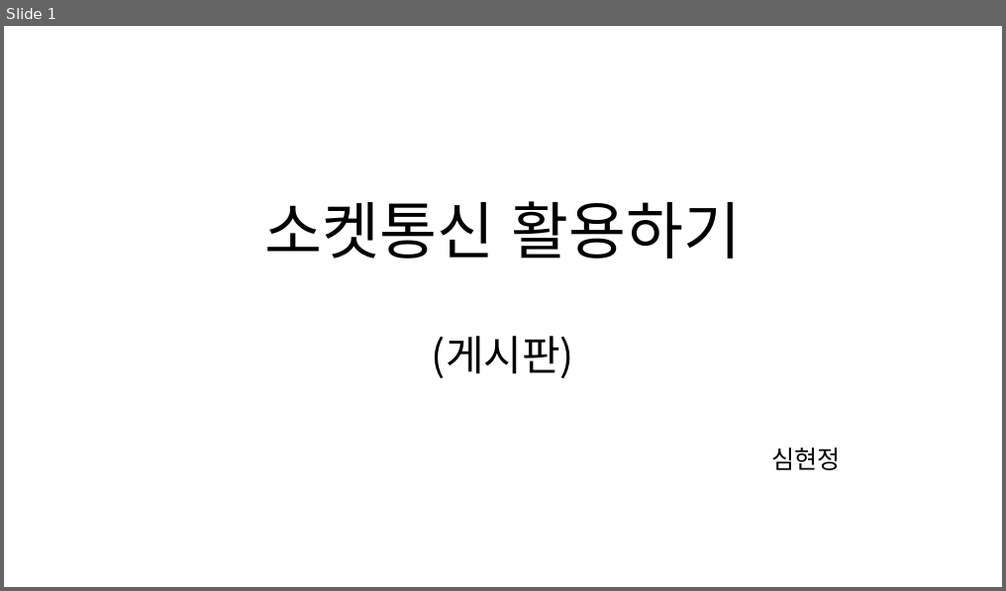
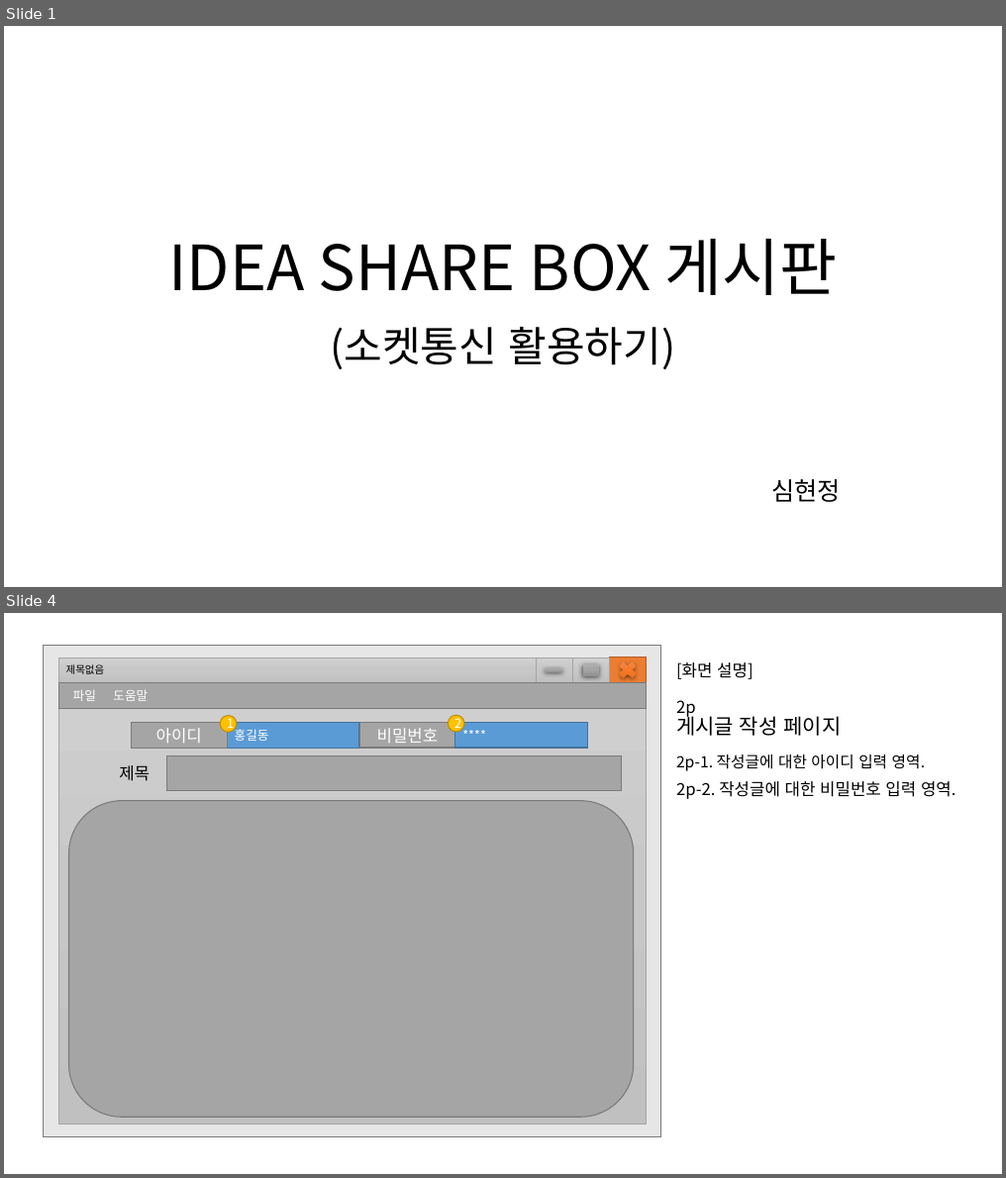
Before and after one commit to jwsimhj97/Fullstack, a slide deck: 소켓통신_심현정.pptx. Shown one above the other, each under a label of ours: slide 1 before the commit, slides 1 and 4 after it; the slides between them are not shown. The pictures are 1006x591 and 1006x1178 pixels, drawn with LibreOffice and Linux fonts; fonts in the diff are those of the drawing. Boxes give left, top, right and bottom in pixels: in the first picture for what was removed or moved away, otherwise in the second. Text is boxed around its words. In the diff, an @@ line names an element or a change of style, - is before the commit and + after.

```diff
--- a/소켓통신_심현정.pptx
+++ b/소켓통신_심현정.pptx
@@ slide 4 added at <box>4,613,1002,1174</box>, background #FFFFFF @@
@@ rectangle added at <box>43,646,661,1137</box>, fill #E7E6E6, outline #7A7A7A 1 pt @@
@@ rectangle added at <box>58,658,646,1124</box>, fill gradient #D2D2D2 to #C8C8C8 to #C0C0C0, outline #A5A5A5 0.5 pt @@
@@ rectangle added at <box>58,658,536,682</box>, fill gradient #D2D2D2 to #C8C8C8 to #C0C0C0, outline #A5A5A5 0.5 pt, 10 pt, text #000000 @@
+제목없음
@@ rectangle added at <box>536,658,572,682</box>, fill gradient #D2D2D2 to #C8C8C8 to #C0C0C0, outline #A5A5A5 0.5 pt @@
@@ rectangle added at <box>546,668,562,672</box>, fill gradient #AFAFAF to #A5A5A5 to #939393 @@
@@ rectangle added at <box>572,658,609,682</box>, fill gradient #D2D2D2 to #C8C8C8 to #C0C0C0, outline #A5A5A5 0.5 pt @@
@@ rectangle added at <box>583,663,599,676</box>, fill gradient #AFAFAF to #A5A5A5 to #939393 @@
@@ rectangle added at <box>609,658,646,682</box>, fill #ED7D31, outline #AF5C24 1 pt @@
@@ cross added at <box>617,659,640,681</box>, fill gradient #F18C57 to #F67B28 to #E56C19 @@
@@ title added at <box>676,663,841,736</box>, 16 pt, text #000000 @@
+[화면 설명]
+2p
+게시글 작성 페이지
@@ rectangle added at <box>58,682,646,708</box>, fill #A5A5A5, outline #7A7A7A 1 pt, 12 pt, text #FFFFFF @@
+파일 도움말
@@ ellipse added at <box>221,716,237,732</box>, fill #FFC000, outline #BD8E00 1 pt, 12 pt, text #FFFFFF @@
+1
@@ ellipse added at <box>448,716,464,732</box>, fill #FFC000, outline #BD8E00 1 pt, 12 pt, text #FFFFFF @@
+2
@@ group added at <box>132,722,588,749</box>: 4 rectangles @@
+홍길동
+비밀번호
+아이디
+****
@@ rectangle added at <box>167,757,623,791</box>, fill #A5A5A5, outline #7A7A7A 1 pt @@
@@ text added at <box>676,755,956,799</box>, 16 pt, text #000000 @@
+2p-1. 작성글에 대한 아이디 입력 영역.
+2p-2. 작성글에 대한 비밀번호 입력 영역.
@@ text added at <box>119,765,150,781</box>, 16 pt, text #000000 @@
+제목
@@ rounded rectangle added at <box>69,801,634,1118</box>, fill #A5A5A5, outline #7A7A7A 1 pt @@
@@ slide 1 changed as well @@
@@ title at <box>168,239,838,370</box>: text changed @@
-소켓통신 활용하기
-(게시판)
+IDEA SHARE BOX 게시판
+(소켓통신 활용하기)
@@ subtitle "심현정": place and size @@
-subtitle "심현정" at <box>771,448,841,471</box>
+subtitle "심현정" at <box>771,479,841,502</box>
```
Also in this commit, not shown: 8 other slides changed, 3 other slides added, 2 slides removed, 24 other files.
